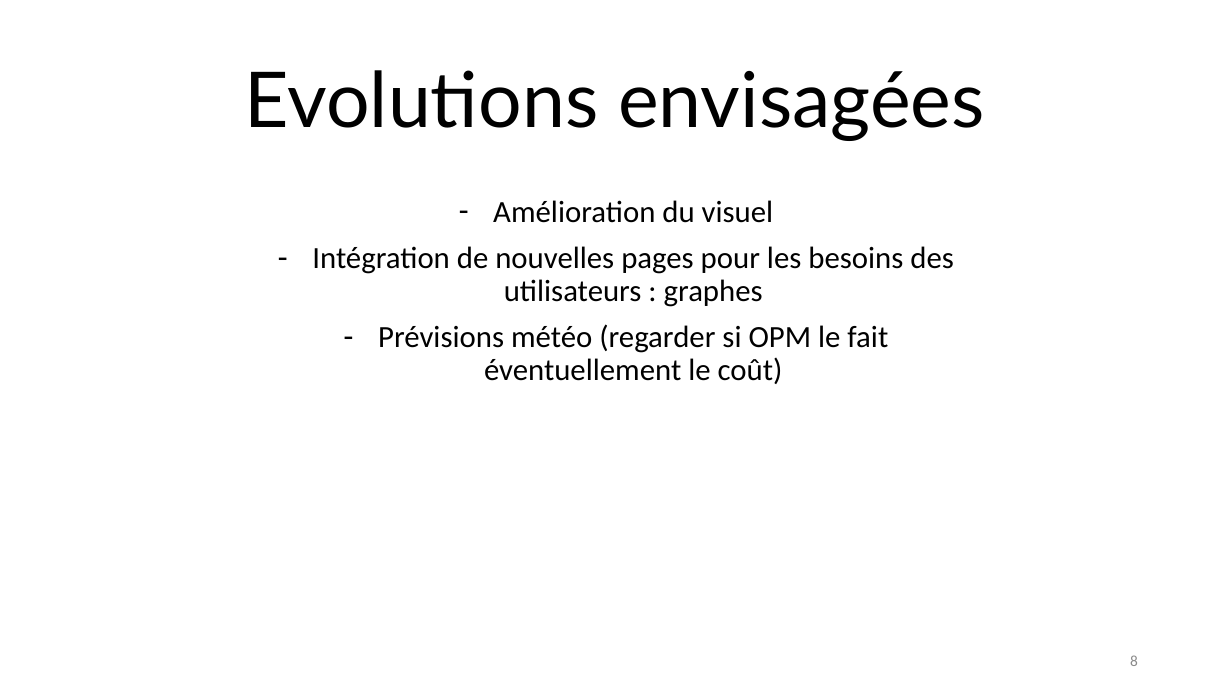
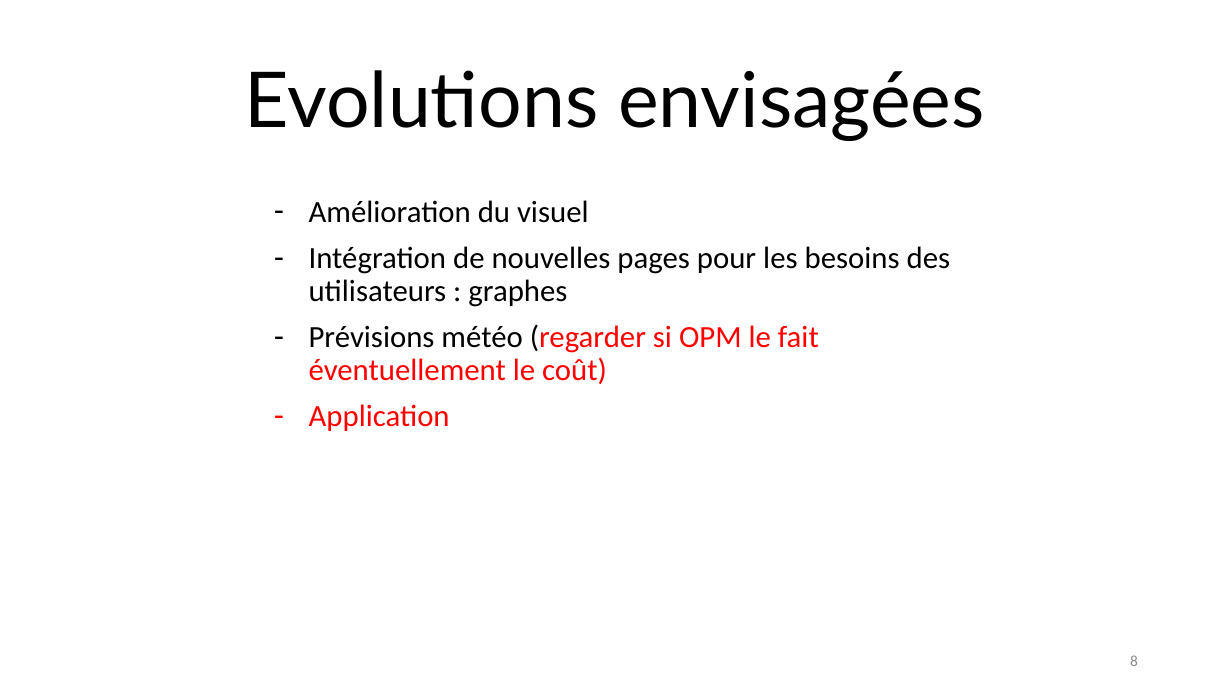
Before and after one commit to chopinvictor/CUBES-2, a slide deck: slide 8 of Présentation CUBE 2.pptx. Drawn at 1232x693 pixels with LibreOffice and Linux fonts; fonts in the diff are those of the drawing; background and template pictures are left out. Boxes give left, top, right and bottom in pixels: in the first picture for what was removed or moved away, otherwise in the second. Text is boxed around its words. In the diff, an @@ line names an element or a change of style, - is before the commit and + after.

```diff
--- a/Présentation CUBE 2.pptx
+++ b/Présentation CUBE 2.pptx
@@ subtitle at [309,200,951,384]: text colour #000000 to #FF0000 in "(regarder si OPM le fait éventuellement le ..."; alignment centre to left @@
@@ subtitle at [309,404,450,431]: paragraph added @@
+– Application
```
Also in this commit, not shown: 4 other slides changed.
